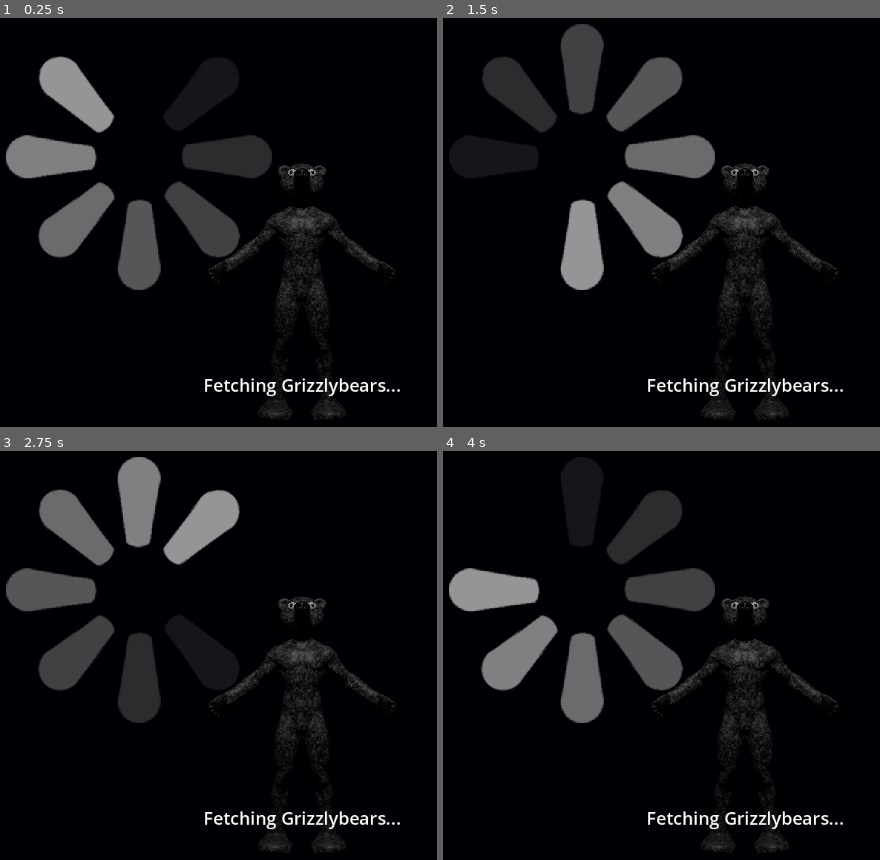
Above: before the commit, frames 1-4 (two rows, left to right).
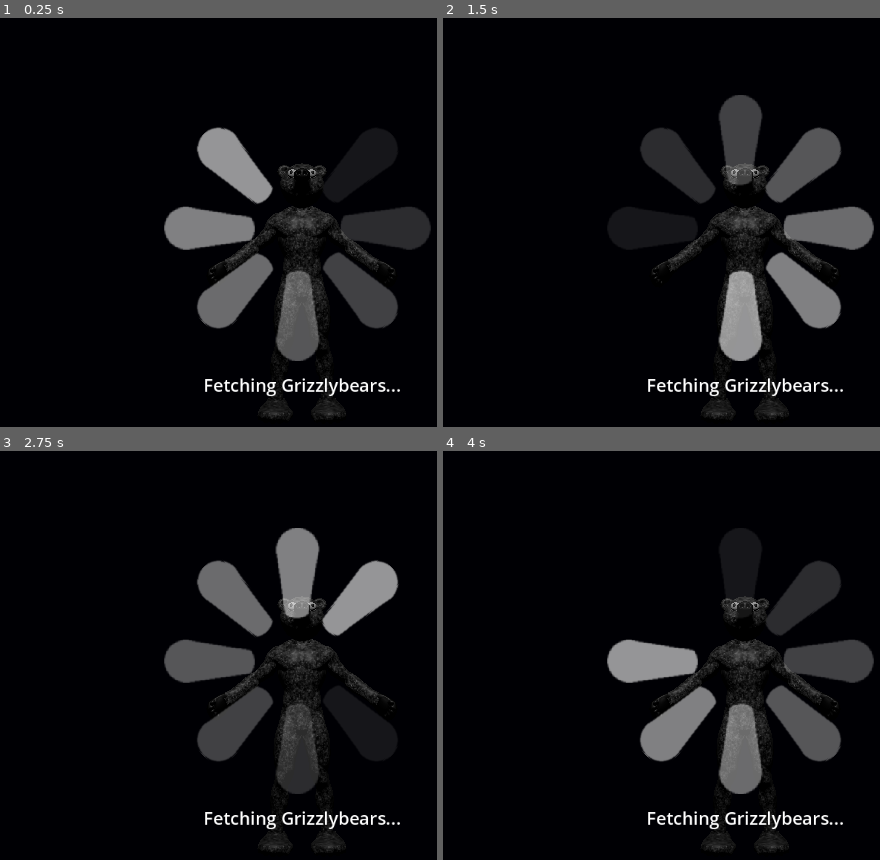
Above: after the commit, the same moments.

Repository: Virus-Axel/grizzly
Game: Godot game, scene res://UI/grizzly_select/grizzly_select.tscn
Two runs of this game, one before a commit and one after it. Both use one fixed random seed, a clock stepped at 60 frames per second and the inputs below. This scene is started directly instead of the project's main scene.
Inputs:
- Up to frame 1 (0.25 s): no input
- Up to frame 2 (1.5 s): hold Right (ui_right) 0.53-1.28 s; hold Down (ui_down) from 1.28 s (still down)
- Up to frame 3 (2.75 s): release Down (ui_down) at 2.03 s; hold Right (ui_right) from 2.03 s (still down)
- Up to frame 4 (4 s): release Right (ui_right) at 2.78 s; hold Up (ui_up) 2.78-3.53 s; hold Left (ui_left) from 3.53 s (still down)

The runs differ from the first frame. In frame 1, 18% of the frame differs, in the area x 1-99%, y 9-84%; in frame 2, 19%; in frame 3, 20%, in the area x 1-92%, y 1-84%; in frame 4, 19%.
Error before the commit: Parse Error: Identifier "programId" not declared in the current scope. (res://w3/w3.gd:231)
Error after the commit: Invalid call. Nonexistent function 'setUrl' in base 'HTTPRequest'. (res://w3/w3.gd:282)

Commit message:
Fix whole phantom transaction send chain

Diff:
--- a/client/UI/grizzly_select/grizzly_select.gd
+++ b/client/UI/grizzly_select/grizzly_select.gd
@@ -4,8 +4,9 @@
 # Called when the node enters the scene tree for the first time.
 func _ready():
 	var w3 = get_node("/root/w3")
-	var nft_keys = w3.get_nft_keys(w3.wallet_key)
-	print(nft_keys)
+	#var nft_keys = w3.get_nft_keys(w3.wallet_key)
+	w3.mint_nft(w3.wallet_key)
+	#print(nft_keys)
 	pass # Replace with function body.
 
 
--- a/client/UI/grizzly_select/grizzly_select.tscn
+++ b/client/UI/grizzly_select/grizzly_select.tscn
@@ -33,35 +33,11 @@
 anchor_right = 0.5
 anchor_bottom = 0.5
 offset_left = -200.0
-offset_top = -200.0
+offset_top = -225.0
 offset_right = 200.0
-offset_bottom = 200.0
+offset_bottom = 225.0
 grow_horizontal = 2
 grow_vertical = 2
-
-[node name="Sprite2D" parent="CanvasLayer/loading_indicator/leaves" index="0"]
-layout_mode = 0
-
-[node name="Sprite2D3" parent="CanvasLayer/loading_indicator/leaves" index="1"]
-layout_mode = 0
-
-[node name="Sprite2D4" parent="CanvasLayer/loading_indicator/leaves" index="2"]
-layout_mode = 0
-
-[node name="Sprite2D5" parent="CanvasLayer/loading_indicator/leaves" index="3"]
-layout_mode = 0
-
-[node name="Sprite2D6" parent="CanvasLayer/loading_indicator/leaves" index="4"]
-layout_mode = 0
-
-[node name="Sprite2D7" parent="CanvasLayer/loading_indicator/leaves" index="5"]
-layout_mode = 0
-
-[node name="Sprite2D8" parent="CanvasLayer/loading_indicator/leaves" index="6"]
-layout_mode = 0
-
-[node name="Sprite2D9" parent="CanvasLayer/loading_indicator/leaves" index="7"]
-layout_mode = 0
 
 [node name="Label" parent="CanvasLayer/loading_indicator" index="2"]
 text = "Fetching Grizzlybears..."
--- a/client/UI/loading_indicator.tscn
+++ b/client/UI/loading_indicator.tscn
@@ -17,94 +17,91 @@
 
 [node name="leaves" type="Control" parent="."]
 modulate = Color(1, 1, 1, 0.662745)
-layout_mode = 1
-anchors_preset = 15
-anchor_right = 1.0
-anchor_bottom = 1.0
-offset_left = -50.0
-offset_top = -55.0
-offset_right = -450.0
-offset_bottom = -505.0
-grow_horizontal = 2
-grow_vertical = 2
+anchors_preset = 0
 
 [node name="Sprite2D" type="TextureRect" parent="leaves"]
 texture_filter = 1
-offset_left = 221.0
-offset_top = 69.0
-offset_right = 281.0
-offset_bottom = 192.0
+layout_mode = 0
+offset_left = 164.0
+offset_top = 41.0
+offset_right = 224.0
+offset_bottom = 164.0
 pivot_offset = Vector2(30, 180)
 texture = ExtResource("2_8bh88")
 
 [node name="Sprite2D3" type="TextureRect" parent="leaves"]
 texture_filter = 1
-offset_left = 221.0
-offset_top = 69.0
-offset_right = 281.0
-offset_bottom = 192.0
+layout_mode = 0
+offset_left = 164.0
+offset_top = 41.0
+offset_right = 224.0
+offset_bottom = 164.0
 rotation = 0.785398
-scale = Vector2(1, 1)
 pivot_offset = Vector2(30, 180)
 texture = ExtResource("2_8bh88")
 
 [node name="Sprite2D4" type="TextureRect" parent="leaves"]
 texture_filter = 1
-offset_left = 221.0
-offset_top = 69.0
-offset_right = 281.0
-offset_bottom = 192.0
+layout_mode = 0
+offset_left = 164.0
+offset_top = 41.0
+offset_right = 224.0
+offset_bottom = 164.0
 rotation = 1.5708
 pivot_offset = Vector2(30, 180)
 texture = ExtResource("2_8bh88")
 
 [node name="Sprite2D5" type="TextureRect" parent="leaves"]
 texture_filter = 1
-offset_left = 221.0
-offset_top = 69.0
-offset_right = 281.0
-offset_bottom = 192.0
+layout_mode = 0
+offset_left = 164.0
+offset_top = 41.0
+offset_right = 224.0
+offset_bottom = 164.0
 rotation = 2.35619
-scale = Vector2(1, 1)
 pivot_offset = Vector2(30, 180)
 texture = ExtResource("2_8bh88")
 
 [node name="Sprite2D6" type="TextureRect" parent="leaves"]
 texture_filter = 1
-offset_left = 221.0
-offset_top = 69.0
-offset_right = 281.0
-offset_bottom = 192.0
+layout_mode = 0
+offset_left = 164.0
+offset_top = 41.0
+offset_right = 224.0
+offset_bottom = 164.0
 rotation = -3.14159
 pivot_offset = Vector2(30, 180)
 texture = ExtResource("2_8bh88")
 
 [node name="Sprite2D7" type="TextureRect" parent="leaves"]
 texture_filter = 1
-offset_left = 221.0
-offset_top = 69.0
-offset_right = 281.0
-offset_bottom = 192.0
+layout_mode = 0
+offset_left = 164.0
+offset_top = 41.0
+offset_right = 224.0
+offset_bottom = 164.0
 rotation = -2.35619
 pivot_offset = Vector2(30, 180)
 texture = ExtResource("2_8bh88")
 
 [node name="Sprite2D8" type="TextureRect" parent="leaves"]
 texture_filter = 1
-offset_left = 221.0
-offset_top = 69.0
-offset_right = 281.0
-offset_bottom = 192.0
+layout_mode = 0
+offset_left = 164.0
+offset_top = 41.0
+offset_right = 224.0
+offset_bottom = 164.0
 rotation = -1.5708
 pivot_offset = Vector2(30, 180)
 texture = ExtResource("2_8bh88")
 
 [node name="Sprite2D9" type="TextureRect" parent="leaves"]
 texture_filter = 1
-offset_left = 221.0
-offset_top = 69.0
-offset_right = 281.0
-offset_bottom = 192.0
+layout_mode = 0
+offset_left = 164.0
+offset_top = 41.0
+offset_right = 224.0
+offset_bottom = 164.0
 rotation = -0.785398
 pivot_offset = Vector2(30, 180)
 texture = ExtResource("2_8bh88")
--- a/client/UI/start.gd
+++ b/client/UI/start.gd
@@ -2,6 +2,8 @@
 
 # Called when the node enters the scene tree for the first time.
 func _ready():
+	#get_node("/root/w3").mint_nft("8jWTFapkMZfRRMiYQ3PoJT7VEccs5Hj1UuPSDQeVg6KT")
+	#return;
 	get_node("/root/w3").connect_response.connect(Callable(self, "_on_w_3_connect_response"))
 	#var a = PackedInt64Array([4281319108, 177002846, 261659528])
 	#print(a[2] ^ ($Node.L32(a[0] + a[1], 9, true) % (1 << 32)))
--- a/client/project.godot
+++ b/client/project.godot
@@ -23,6 +23,7 @@
 
 window/size/viewport_width=1080
 window/size/viewport_height=1080
+window/energy_saving/keep_screen_on=false
 window/handheld/orientation=6
 window/stretch/mode="viewport"
 window/stretch/aspect="expand"
--- a/client/w3/bs58.gd
+++ b/client/w3/bs58.gd
@@ -60,6 +60,9 @@
 
 static func decode(str: String) -> PackedByteArray:
 	var result = PackedByteArray()
+	if str.length() == 0:
+		print("nothing to decode")
+		return result
 	result.resize(str.length() * 2)
 	result[0] = 0;
 	var resultlen = 1;
--- a/client/w3/w3.gd
+++ b/client/w3/w3.gd
@@ -2,6 +2,12 @@
 class_name Web3;
 
 const ID = "1289JhmLHgUWFjiNoP89krWdtfDJPc73nB3jUTnUck4"
+const ATOKEN = "ATokenGPvbdGVxr1b2hvZbsiqW5xWH25efTNsLJA8knL";
+const TOKEN = "TokenkegQfeZyiNwAJbNbGKPFXCWuBvf9Ss623VQ5DA";
+#const mpl_token = "HxGDqY4vFw2ZZg7KfTzHDtsmGfLaWfhsBrwYbP1VKhu5";
+const MPL_TOKEN = "metaqbxxUerdq28cj1RbAWkYQm3ybzjb6a8bt518x1s";
+const BANK_ID = "6XKKJCMgwpMa32ZDK1vEp96QmJ5pSTaUQtTWz4puBoeE";
+
 const SYSTEM_PROGRAM = "11111111111111111111111111111111"
 const URL = "https://api.testnet.solana.com"
 const APP_URL = "https%3A%2F%2Faxel.app"
@@ -35,21 +41,26 @@
 		arr[i] = 10;
 	return arr
 
-func get_query_params(url):
+func get_query_params(url, params=3):
 	var qmark = url.find('?')
 	var eq_1 = url.find('=', qmark)
 	var and_1 = url.find('&', eq_1)
 	var shared_secret = url.substr(eq_1 + 1, and_1 - eq_1 - 1)
 	var eq_2 = url.find('=', and_1)
 	var and_2 = url.find('&', eq_2)
-	var nounce = url.substr(eq_2 + 1, and_2 - eq_2 - 1)
-	var eq_3 = url.find('=', and_2)
-	var data = url.substr(eq_3 + 1)
-	return [shared_secret, nounce, data]
+	var nounce
+	if params == 3:
+		nounce = url.substr(eq_2 + 1, and_2 - eq_2 - 1)
+		var eq_3 = url.find('=', and_2)
+		var data = url.substr(eq_3 + 1)
+		return [shared_secret, nounce, data]
+	else:
+		nounce = url.substr(eq_2 + 1)
+		return [shared_secret, nounce]
 
 func phantom_send_transaction(encoded_transaction):
 	var json_payload = {
-		"transaction": "hello",
+		"transaction": encoded_transaction,
 		"sendOptions": "",
 		"session": phantom_session,
 	}
@@ -86,6 +97,13 @@
 	else:
 		return false
 	print("Phantom URL response: ", url)
+	var params = get_query_params(url, 2)
+	print("params: ", params)
+	print("phantom pubkey: ", phantom_pubkey)
+	print("diffie secret: ", diffie_secret_key)
+	var decrypted_data = $nacl.box_open(bs58.decode(params[1]), bs58.decode(params[0]), bs58.decode(phantom_pubkey), diffie_secret_key).get_string_from_utf8()
+
+	print("decrypted data is: ", decrypted_data)
 	#var decrypted_data = $phantom_handler.decryptPhantomMessage(shared_secret, params[2], params[1])
 	#var end_mark = decrypted_data.find('}')
 	#var json_string = decrypted_data.substr(0, end_mark + 1)
@@ -143,6 +161,7 @@
 	else:
 		print("json data: ", json.get_data())
 		wallet_key = json.get_data()['public_key']
+		$program_handler.setKeys(SYSTEM_PROGRAM, wallet_key, ID);
 		phantom_session = json.get_data()['session'];
 
 	emit_signal("connect_response")
@@ -215,6 +234,7 @@
 	# Mint acc
 	#addAccount(4321, programId);
 	#addExistingAccount("ERLQKy88Pt7JFXtA5GSjAFLcL2y8eaPvpJXVGqLCExrV", programId);
+	print("adding signer")
 	$program_handler.addNewSigner(); # NOTE: Adds two accounts (new signer + authority)
 
 	# Token acc
@@ -228,28 +248,34 @@
 	# Rent acc
 	$program_handler.addAccount(4322, ID);
 
-	addExistingAccount("11111111111111111111111111111111", programId);
-	addExistingAccount(token, programId, false, false);
-	addExistingAccount(atoken, programId, false, false);
+	$program_handler.addExistingAccount("11111111111111111111111111111111", ID);
+	$program_handler.addExistingAccount(TOKEN, ID, false, false);
+	$program_handler.addExistingAccount(ATOKEN, ID, false, false);
 	#addExistingAccount("metaqbxxUerdq28cj1RbAWkYQm3ybzjb6a8bt518x1s", programId, false, false);
-	addExistingAccount(mpl_token, programId, false, false);
+	$program_handler.addExistingAccount(MPL_TOKEN, ID, false, false);
 
 	# Metadata account
-	addAssociatedMetaAccount(mint_acc, mpl_token, false);
-	print("metadata: ", getAccountAt(9))
+	$program_handler.addAssociatedMetaAccount(mint_acc, MPL_TOKEN, false);
+	print("metadata: ", $program_handler.getAccountAt(9))
 
 	# Metadata edition account
-	addAssociatedMetaAccount(mint_acc, mpl_token, true);
-	print("edition: ", getAccountAt(10))
-
-	# Lastly the play key and bank
-	addExistingAccount(playKey, programId);
-	addExistingAccount(bankAccountId, programId);
-
-	var ret = sendTransaction(1122, nft_level, nft_level, 0, 0, empty, empty, empty, empty);
-	add_item("Mint NFT");
-	clearAccountVector();
-	return ret;
+	$program_handler.addAssociatedMetaAccount(mint_acc, MPL_TOKEN, true);
+	print("edition: ", $program_handler.getAccountAt(10))
+
+	# Lastly the bank
+	$program_handler.addExistingAccount(BANK_ID, ID);
+
+	var send_data = PackedByteArray([1]);
+	get_latest_block_hash()
+	await $get_latest_block_hash.request_completed
+	var latest_blockhash = response_data['result']['value']['blockhash']
+	var transaction = $program_handler.getTransactionSignature(send_data, latest_blockhash, false)
+
+	print("transaction is: ", transaction)
+
+	phantom_send_transaction(transaction)
+
+	$program_handler.clearAccountVector();
 
 # Called when the node enters the scene tree for the first time.
 func _ready():
Not shown, changed: client/export/client.apk.idsig
Not shown, changed: smart_contract/target/.rustc_info.json
